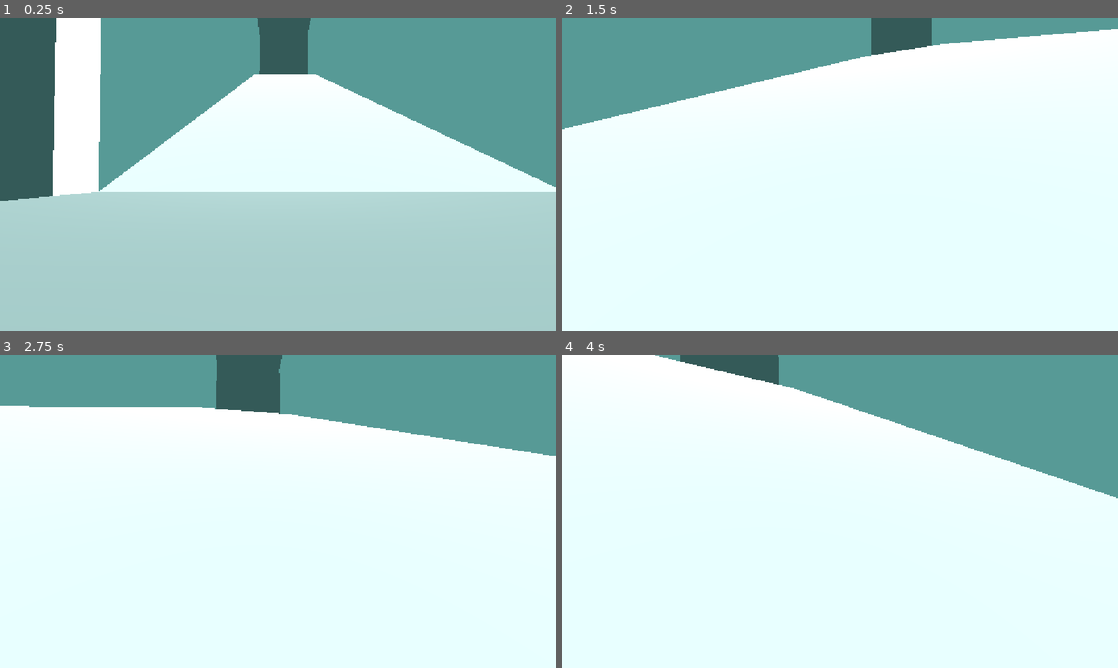
Above: before the commit, frames 1-4 (two rows, left to right).
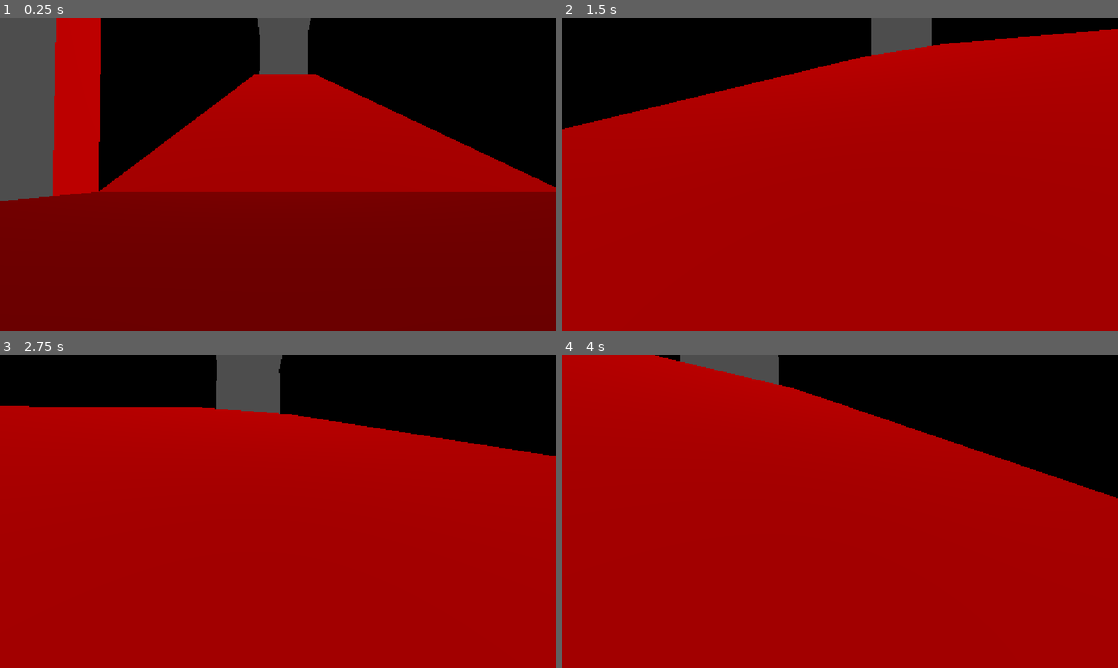
Above: after the commit, the same moments.

Repository: joeclarke9951/running-up-that-hill
Game: Godot game, scene res://Scenes/gameplay_scene.tscn
The game is run twice, just before and just after one commit, with the same random seed, the same clock (stepped at 60 frames per second) and the same inputs.
Inputs (mouse positions are in pixels of both pictures, inside the frame that each line leads up to):
- Up to frame 1 (0.25 s): no input
- Up to frame 2 (1.5 s): tap Enter at 0.5 s; move the mouse to (867, 174) at 0.52 s; hold Shift (sprint) 0.53-1.28 s; hold W (forward) from 0.53 s (still down); tap Space (jump) at 0.77 s; move the mouse to (812, 174) at 1.27 s; tap Shift (sprint) at 1.35 s
- Up to frame 3 (2.75 s): keep holding W (forward); tap Space (jump) at 1.52 s; move the mouse to (289, 505) at 2.02 s; hold Shift (sprint) from 2.03 s (still down)
- Up to frame 4 (4 s): keep holding W (forward); move the mouse to (834, 517) at 2.77 s; release Shift (sprint) at 2.78 s; tap Shift (sprint) at 2.85 s; tap Space (jump) at 3.02, 3.77 s; move the mouse to (878, 514) at 3.52 s; hold Shift (sprint) from 3.53 s (still down)

The runs differ from the first frame. In frame 1, 100% of the frame differs, in the area x 0-100%, y 0-100%; in frame 2, 100%; in frame 3, 100%; in frame 4, 100%.

Commit message:
removed worldenv changed light colour

Diff:
--- a/Scenes/gameplay_scene.tscn
+++ b/Scenes/gameplay_scene.tscn
@@ -4,11 +4,6 @@
 [ext_resource type="PackedScene" uid="uid://cx3h4nnqqpey5" path="res://Scenes/basic-level-model.tscn" id="2_yjxey"]
 
 [sub_resource type="CapsuleShape3D" id="CapsuleShape3D_vek3k"]
-
-[sub_resource type="Environment" id="Environment_vek3k"]
-background_mode = 1
-background_color = Color(0.5372549, 0.92941177, 0.9098039, 1)
-background_energy_multiplier = 0.38
 
 [node name="GameplayScene" type="Node3D" unique_id=1311578367]
 
@@ -23,9 +18,7 @@
 
 [node name="LevelLight" type="DirectionalLight3D" parent="." unique_id=92991282]
 transform = Transform3D(1, 0, 0, 0, 0.9659258, 0.25881904, 0, -0.25881904, 0.9659258, 0, 48.122173, 0)
-
-[node name="WorldEnvironment" type="WorldEnvironment" parent="." unique_id=523786268]
-environment = SubResource("Environment_vek3k")
+light_color = Color(0.7411765, 0, 0, 1)
 
 [node name="basic-level-model" parent="." unique_id=508045397 instance=ExtResource("2_yjxey")]
 transform = Transform3D(2, 0, 0, 0, 2, 0, 0, 0, 2, 0, -5, -60)
